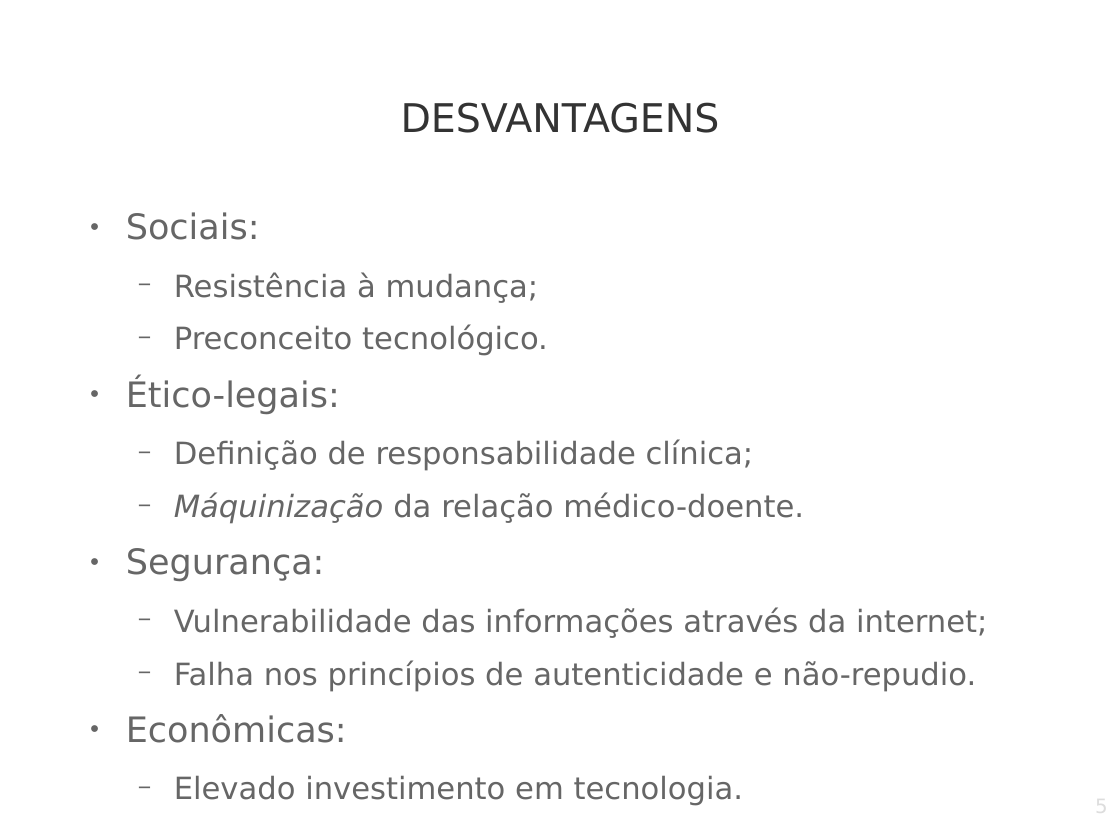
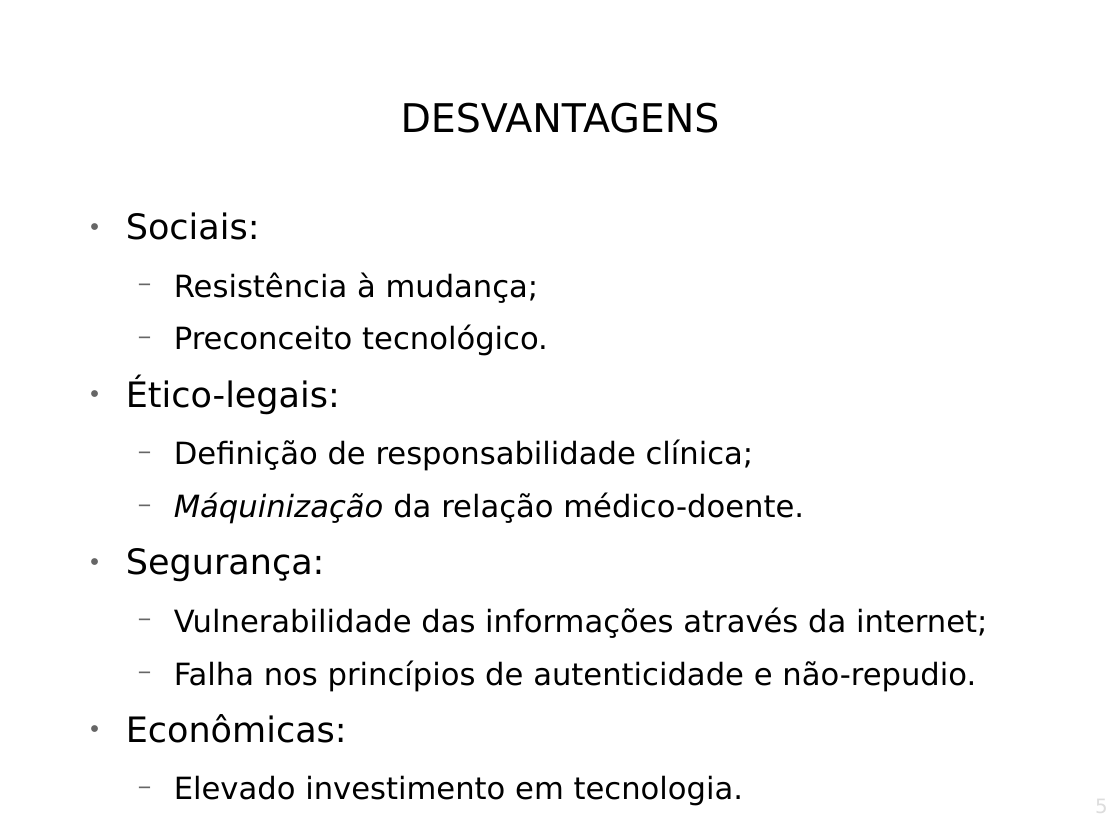
Before and after one commit to marcosnonato/Clang, a slide deck: slide 5 of Tendencias Tecnologicas.odp. Drawn at 1120x840 pixels with LibreOffice and Linux fonts; fonts in the diff are those of the drawing; background and template pictures are left out. Boxes give left, top, right and bottom in pixels: in the first picture for what was removed or moved away, otherwise in the second. Text is boxed around its words. In the diff, an @@ line names an element or a change of style, - is before the commit and + after.

```diff
--- a/Tendencias Tecnologicas.odp
+++ b/Tendencias Tecnologicas.odp
@@ title "DESVANTAGENS" at (401, 102, 720, 133): text colour #333333 to #000000 @@
@@ text "Sociais:" at (126, 212, 987, 806): text colour #666666 to #000000 @@
```
Also in this commit, not shown: 13 other slides changed, 1 slide added.
